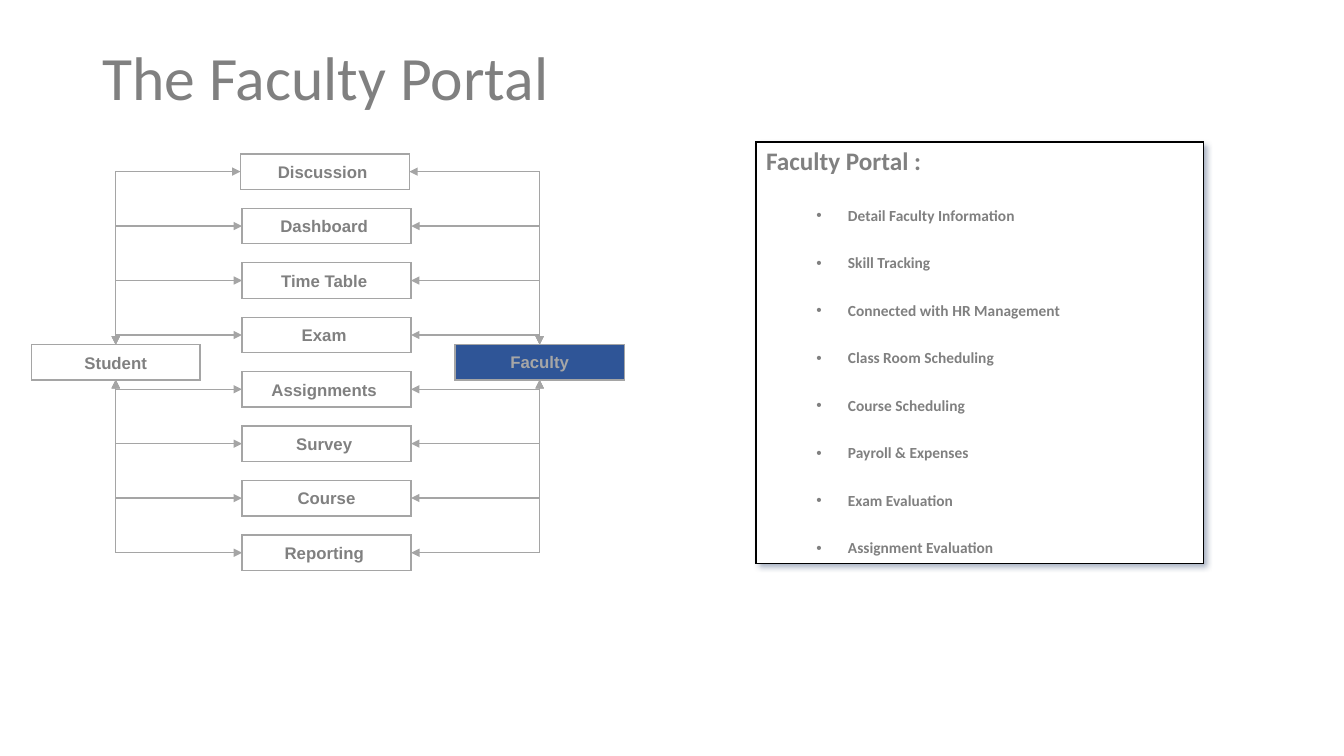
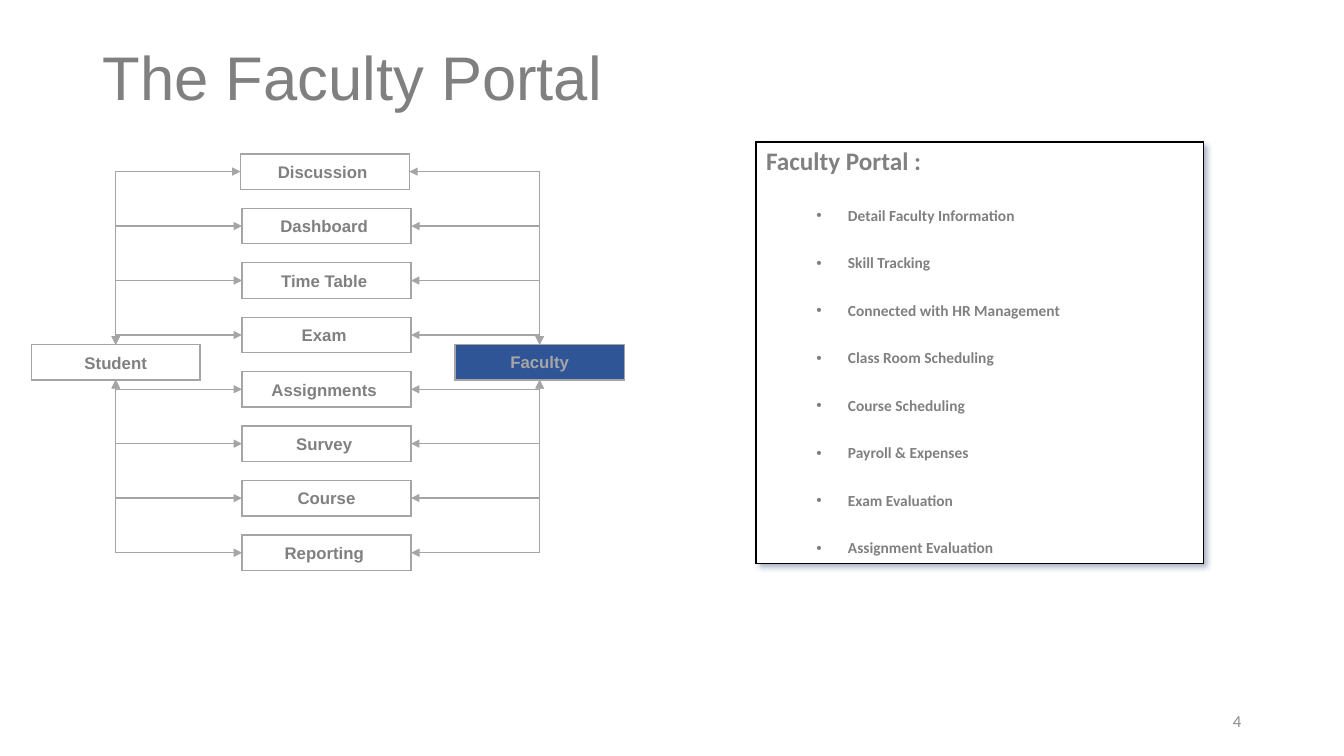
Before and after one commit to NarendranathPanda/uams, a slide deck: slide 4 of University Assignment Management System v0.1.pptx. Drawn at 1344x756 pixels with LibreOffice and Linux fonts; fonts in the diff are those of the drawing. Boxes give left, top, right and bottom in pixels: in the first picture for what was removed or moved away, otherwise in the second. Text is boxed around its words. In the diff, an @@ line names an element or a change of style, - is before the commit and + after.

```diff
--- a/University Assignment Management System v0.1.pptx
+++ b/University Assignment Management System v0.1.pptx
@@ title "The Faculty Portal" at bbox=[102, 55, 602, 112]: font Calibri to Arial @@
@@ page number added at bbox=[1233, 716, 1241, 727], 12 pt, text #8C8C8C @@
+4
```
Also in this commit, not shown: 11 other slides changed, 2 slides added, 1 slide removed, 8 other files.
